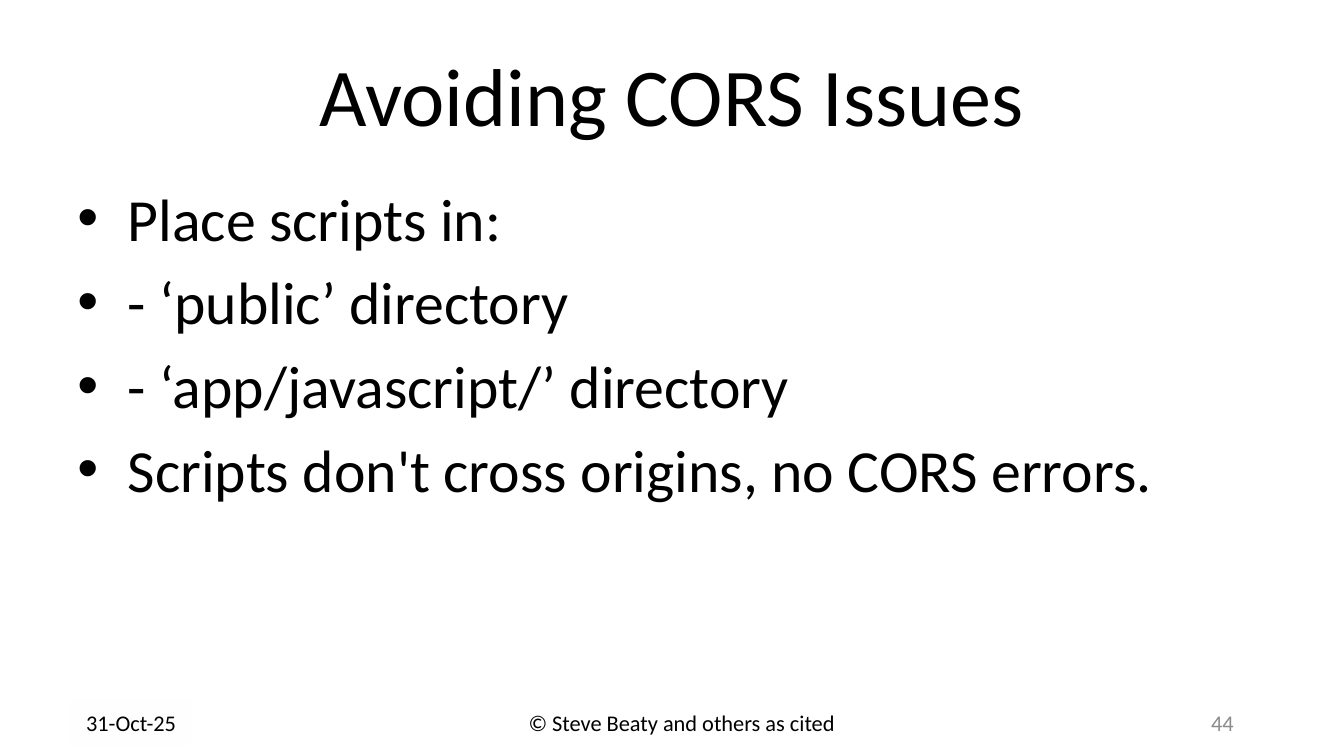
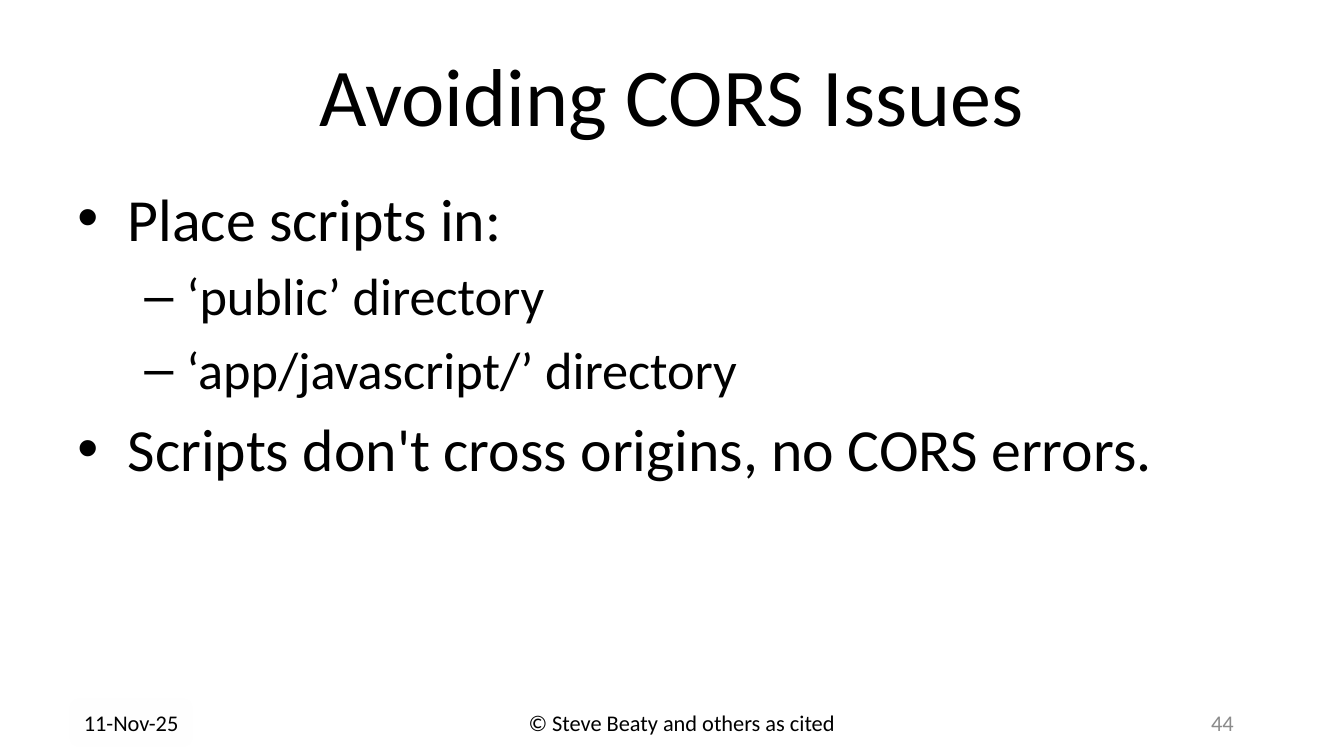
Before and after one commit to drb80/WebAppDev, a slide deck: slide 44 of Slides/Chapter06.pptx. Drawn at 1344x756 pixels with LibreOffice and Linux fonts; fonts in the diff are those of the drawing; background and template pictures are left out. Boxes give left, top, right and bottom in pixels: in the first picture for what was removed or moved away, otherwise in the second. Text is boxed around its words. In the diff, an @@ line names an element or a change of style, - is before the commit and + after.

```diff
--- a/Slides/Chapter06.pptx
+++ b/Slides/Chapter06.pptx
@@ text at box(186, 277, 737, 398): text changed; size 42.7 to 37.3 pt @@
-• - ‘public’ directory
-• - ‘app/javascript/’ directory
+  – ‘public’ directory
+  – ‘app/javascript/’ directory
@@ text at box(84, 716, 179, 731): text changed @@
-31-Oct-25
+11-Nov-25
```
Also in this commit, not shown: 50 other slides changed, 41 slides added.
